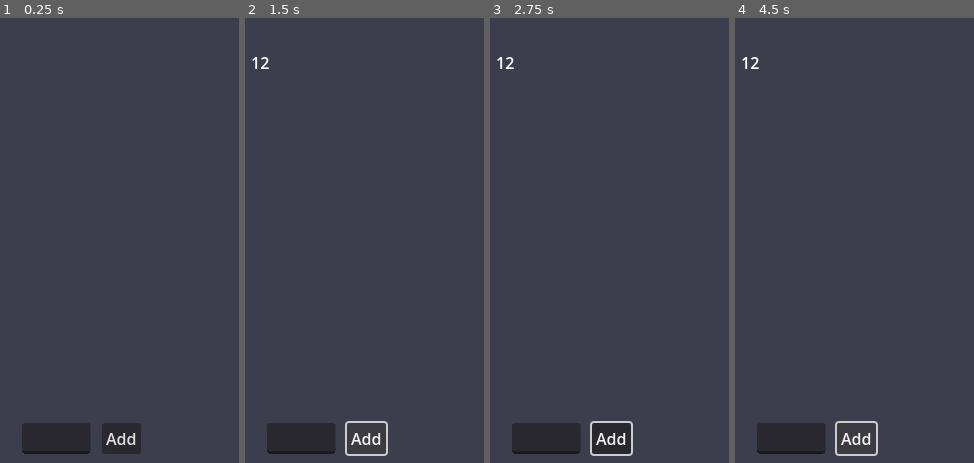
Above: before the commit, frames 1-4 (left to right).
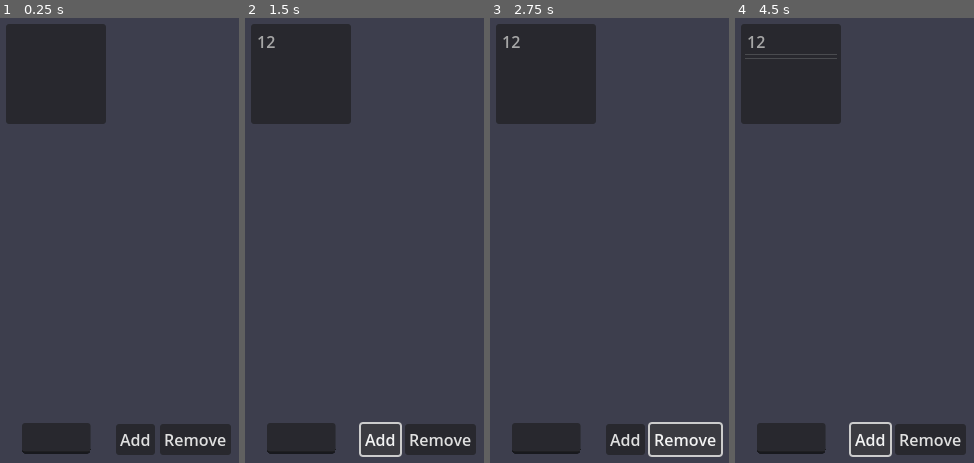
Above: after the commit, the same moments.

Repository: Nathaniel-Rabaya-CSUB/Habit-Tracker
Game: Godot game, scene res://control.tscn
Two runs of this game, one before a commit and one after it. Both use one fixed random seed, a clock stepped at 60 frames per second and the inputs below.
Inputs (mouse positions are in pixels of both pictures, inside the frame that each line leads up to):
- Up to frame 1 (0.25 s): no input
- Up to frame 2 (1.5 s): click (299, 436) at 0.52 s; type "12" at 0.6 s; click "Add" at 1.25 s
- Up to frame 3 (2.75 s): click (685, 440) at 2 s, where only the run after the commit has a clickable "Remove"
- Up to frame 4 (4.5 s): click "Add" at 2.75 s; click (930, 440) at 3.5 s, where only the run after the commit has a clickable "Remove"; click "Add" at 4.25 s

The runs differ from the first frame. In frame 1, 12% of the frame differs, in the area x 2-97%, y 1-99%; in frame 2, 12%; in frame 3, 11%; in frame 4, 12%.

Commit message:
Added add/remove button functionality

Diff:
--- a/control.gd
+++ b/control.gd
@@ -1,24 +1,30 @@
-extends Control
+extends Control # notifies what part of the script is connected to in scene
 
+# create variables designated to scene nodes
+# @onready = used only when needed
 @onready var line_edit = $ColorRect/option
 @onready var add_button = $ColorRect/add_option
-@onready var label_container = $ColorRect/ScrollContainer/vContainer
+@onready var list_container = $ColorRect/ScrollContainer/vContainer
 
 func _ready() -> void:
-	add_button.pressed.connect(_on_add_option_pressed)
+	add_button.pressed.connect(_on_add_option_pressed) # connect add_button function -> scene node
 
-func _on_add_option_pressed() -> void:
-	create_new_label(line_edit.text)
+func _on_add_option_pressed() -> void: # function: add_button is pressed
+	create_new_item(line_edit.text)
 	line_edit.clear()
 
-func create_new_label(label_text):
-	if label_text.is_empty():
+func create_new_item(item_text): # function: create new item in list
+	if item_text.is_empty(): # check if empty
+		print("Please input an option") # DEBUG
+	list_container.add_item(item_text) # add item to list
+
+func _on_remove_option_pressed() -> void: # function: remove_button is pressed
+	if list_container.item_count == 0: # check if list is empty
+		print("List is empty") # DEBUG
 		return
-
-	var new_label = Label.new()
-	new_label.text = label_text
-	label_container.add_child(new_label)
-
-
-func _on_remove_option_pressed() -> void:
-	pass # Replace with function body.
+	var selectedItem = list_container.get_selected_items() # return pointer to selected item\
+	if selectedItem.size() > 0: # selectedItem = array, size() only for arrays
+		var removeIndex = selectedItem[0] # dereference pointer
+		list_container.remove_item(removeIndex) # remove selected index
+	else:
+		print("Select an item to remove") # DEBUG
--- a/control.tscn
+++ b/control.tscn
@@ -34,11 +34,10 @@
 grow_horizontal = 2
 grow_vertical = 2
 
-[node name="vContainer" type="VBoxContainer" parent="ColorRect/ScrollContainer"]
+[node name="vContainer" type="ItemList" parent="ColorRect/ScrollContainer"]
 layout_mode = 2
-
-[node name="list" type="Label" parent="ColorRect/ScrollContainer/vContainer"]
-layout_mode = 2
+size_flags_horizontal = 3
+size_flags_vertical = 3
 
 [node name="option" type="LineEdit" parent="ColorRect"]
 layout_mode = 2
@@ -56,10 +55,10 @@
 [node name="add_option" type="Button" parent="ColorRect"]
 layout_mode = 1
 anchors_preset = -1
-anchor_left = 0.581875
-anchor_top = 0.975
-anchor_right = 0.581875
-anchor_bottom = 0.975
+anchor_left = 0.599375
+anchor_top = 0.97625
+anchor_right = 0.599375
+anchor_bottom = 0.97625
 offset_left = -19.5
 offset_top = -31.0
 offset_right = 19.5
@@ -68,4 +67,20 @@
 text = "Add"
 metadata/_edit_use_anchors_ = true
 
+[node name="add_option2" type="Button" parent="ColorRect"]
+layout_mode = 1
+anchors_preset = -1
+anchor_left = 0.654375
+anchor_top = 0.97625
+anchor_right = 0.694375
+anchor_bottom = 0.97625
+offset_left = -19.5
+offset_top = -31.0
+offset_right = 19.5
+grow_horizontal = 2
+grow_vertical = 0
+text = "Remove"
+metadata/_edit_use_anchors_ = true
+
 [connection signal="pressed" from="ColorRect/add_option" to="." method="_on_add_option_pressed"]
+[connection signal="pressed" from="ColorRect/add_option2" to="." method="_on_remove_option_pressed"]
